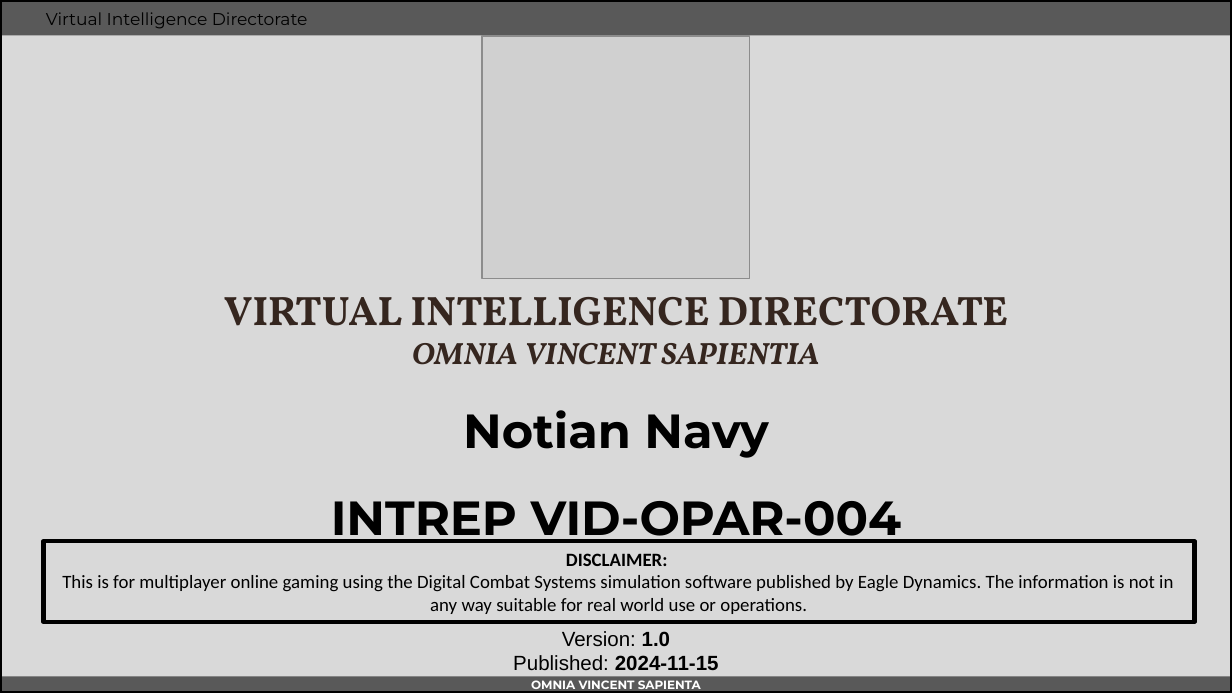
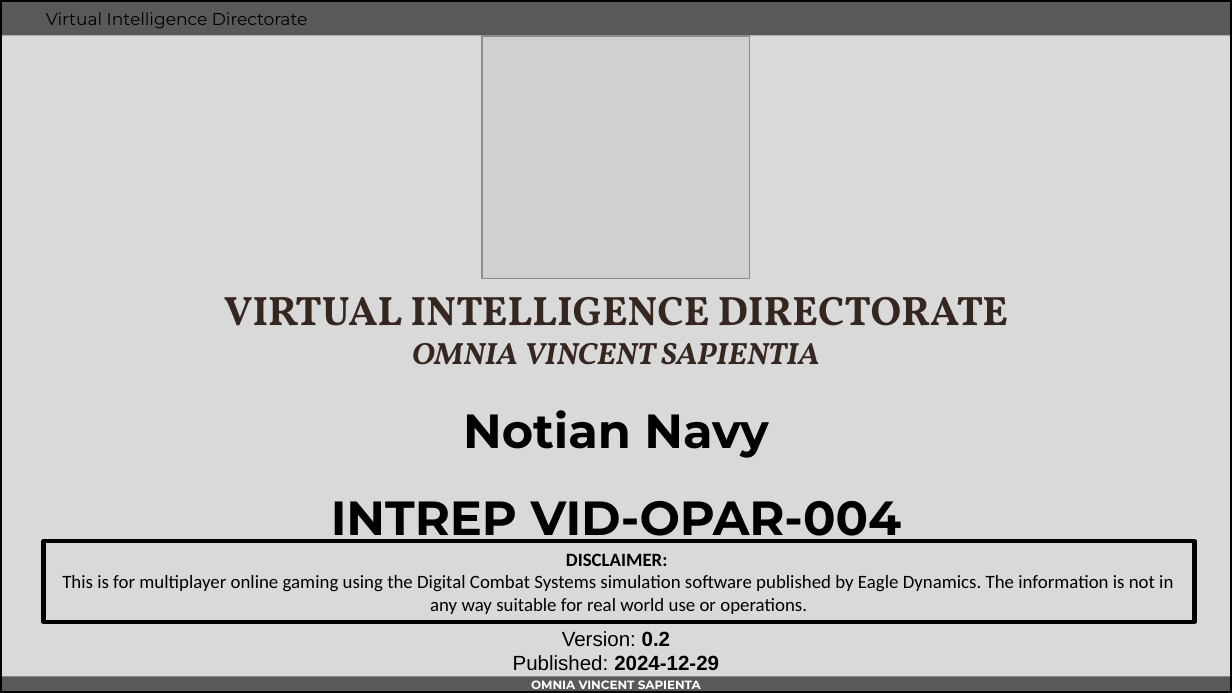
Before and after one commit to 132nd-vWing/OPAT-background, a slide deck: slide 1 of INTEL/VID/WIP/INTREP VID OPAC-004 - Notian Navy.pptx. Drawn at 1232x693 pixels with LibreOffice and Linux fonts; fonts in the diff are those of the drawing; grey boxes stand for pictures; background and template pictures are left out. Boxes give left, top, right and bottom in pixels: in the first picture for what was removed or moved away, otherwise in the second. Text is boxed around its words. In the diff, an @@ line names an element or a change of style, - is before the commit and + after.

```diff
--- a/INTEL/VID/WIP/INTREP VID OPAC-004 - Notian Navy.pptx
+++ b/INTEL/VID/WIP/INTREP VID OPAC-004 - Notian Navy.pptx
@@ text at (513, 631, 719, 670): text changed @@
-Version: 1.0
-Published: 2024-11-15
+Version: 0.2
+Published: 2024-12-29
```
Also in this commit, not shown: 2 other slides changed, 1 slide added, 1 slide removed, 1 other file.
